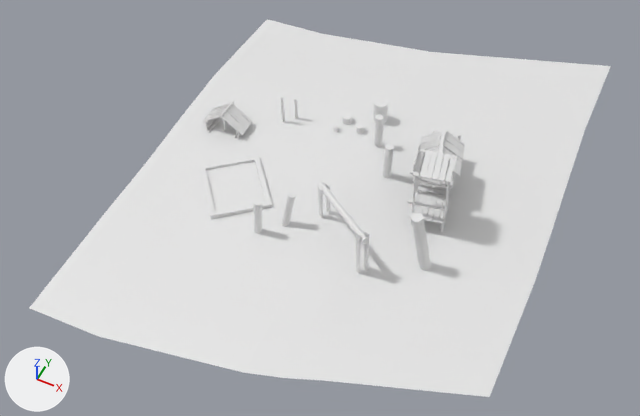
A saved change to the FBX model Assets/Environment/Unique/Scene_A/SM_Scene_A_SpielPlatz00.fbx.
Before and after are seen from a camera (50 mm lens) standing at (-176.6, -57.0, 43.8) and looking at (-206.9, 3.6, -32.0). Arrows for +X, +Y and +Z are at lower left; the lights stay in place. Materials are left out; every surface is plain grey. Where no turn or scale is listed for an object, it has been applied to the vertices.

The first picture shows 'SM_Scene_A_SpielPlatz00'.
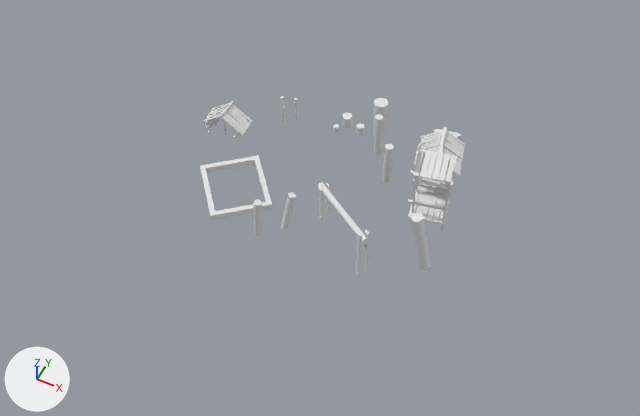
What differs and where, as boxes [x1, y1, x2, y2] in the pictures (640 x 416 px):
'SM_Scene_A_SpielPlatz00', reshaped (54% narrower, 53% shorter)
    before: [29, 19, 611, 397]
    after: [200, 96, 465, 275]
part 1 of me_cube_175, deleted
    before: [29, 19, 611, 397]
part 2 of me_cube_175, deleted
    before: [206, 161, 266, 211]

What changed in the scene script:
```text
Change me_cube_175:
    where me_cube_175.from_pydata(...)  # 2000 vertices, 1485 faces; spans x -229.6..-181.4, y -22.6..43.7, z -32.8..-21.1
    used by ob_sm_scene_a_spielplatz00; location = (0.0, 0.0, 0.0)
    me_cube_175 part 1: the loose piece of 56 vertices spanning x -229.6..-181.4, y -22.6..43.7, z -32.1..-30.6 is deleted
    me_cube_175 part 2: the loose piece of 4 vertices spanning x -221.0..-212.1, y -3.4..5.7, z -30.7..-30.6 is deleted
```
